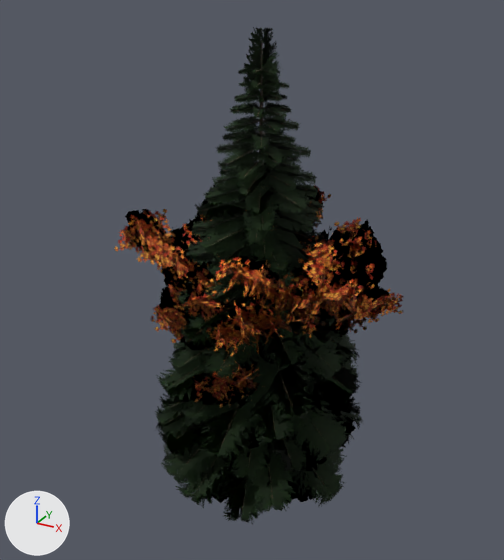
The glTF model assets/260/props/nat_forest.glb as it was, and as the next commit left it.
One viewpoint serves both versions: a camera (50 mm lens) standing at (11.61, -21.77, 19.06) and looking at (-0.3, -0.13, 8.23). Arrows for +X, +Y and +Z are at lower left; the lights stay in place. The older version comes first. Where no turn or scale is listed for an object, it has been applied to the vertices.

Names of what the first picture shows: 'fir', 'maple'.
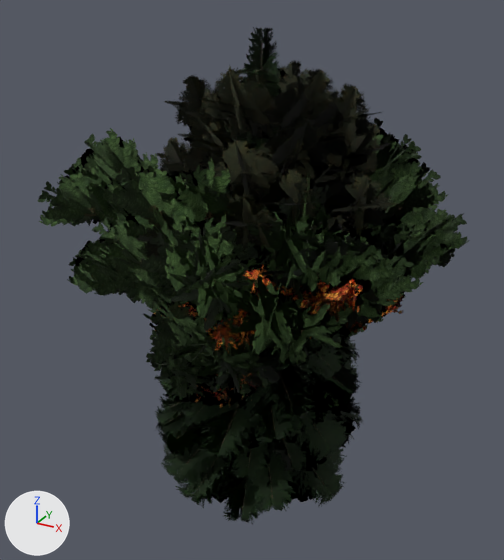
What changed in the scene script:
```text
Add img_pine_branch:
    img_pine_branch = load_image('pine_branch', '_unpacked/pine_branch', 1024, 1024, 'sRGB')
Add img_broad_leaves:
    img_broad_leaves = load_image('broad_leaves', '_unpacked/broad_leaves', 1024, 1024, 'sRGB')
Add mat_pine_twig:
    mat_pine_twig = bpy.data.materials.new('pine_twig')
    # uses the picture img_pine_branch
Add mat_broad_leaf:
    mat_broad_leaf = bpy.data.materials.new('broad_leaf')
    # uses the picture img_broad_leaves
Add me_pine:
    me_pine.from_pydata(...)  # 2762 vertices, 1964 faces; spans x -5.6..5.6, y -5.5..5.5, z -8.5..8.5
    # faces by material slot: [916, 1048]
    me_pine.materials.append(mat_fir_bark)
    me_pine.materials.append(mat_pine_twig)
Add me_broad:
    me_broad.from_pydata(...)  # 8025 vertices, 5392 faces; spans x -7.9..7.9, y -7.5..7.5, z -7.5..7.5
    # faces by material slot: [2200, 3192]
    me_broad.materials.append(mat_maple_bark)
    me_broad.materials.append(mat_broad_leaf)
Add ob_pine:
    ob_pine = bpy.data.objects.new('pine', me_pine)
    ob_pine.location = (0.43, -0.03, 8.45)
Add ob_broad:
    ob_broad = bpy.data.objects.new('broad', me_broad)
    ob_broad.location = (-0.2, -0.16, 7.42)
```

Boxes (x1, y1, x2, y2) around the edits, measured in the pictures (504 x 560 px):
'broad', added
    after: (38, 118, 470, 443)
    faces in mat_broad_leaf: (38, 118, 470, 443)
'pine', added
    after: (136, 60, 397, 296)
    faces in mat_pine_twig: (136, 60, 397, 296)
